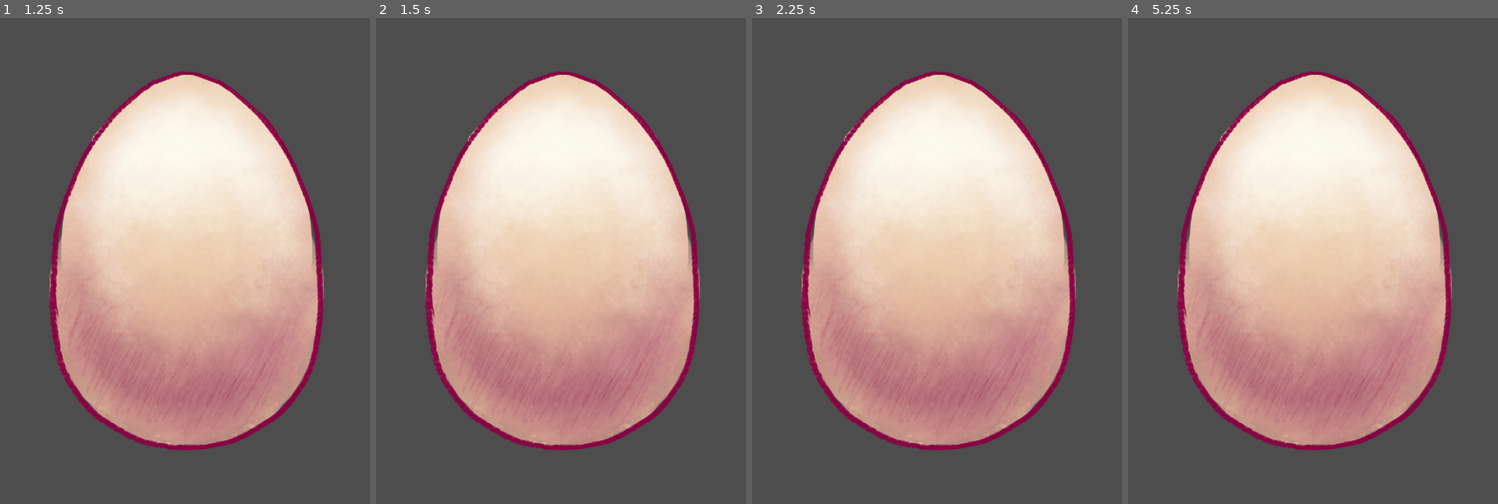
Above: before the commit, frames 1-4 (left to right).
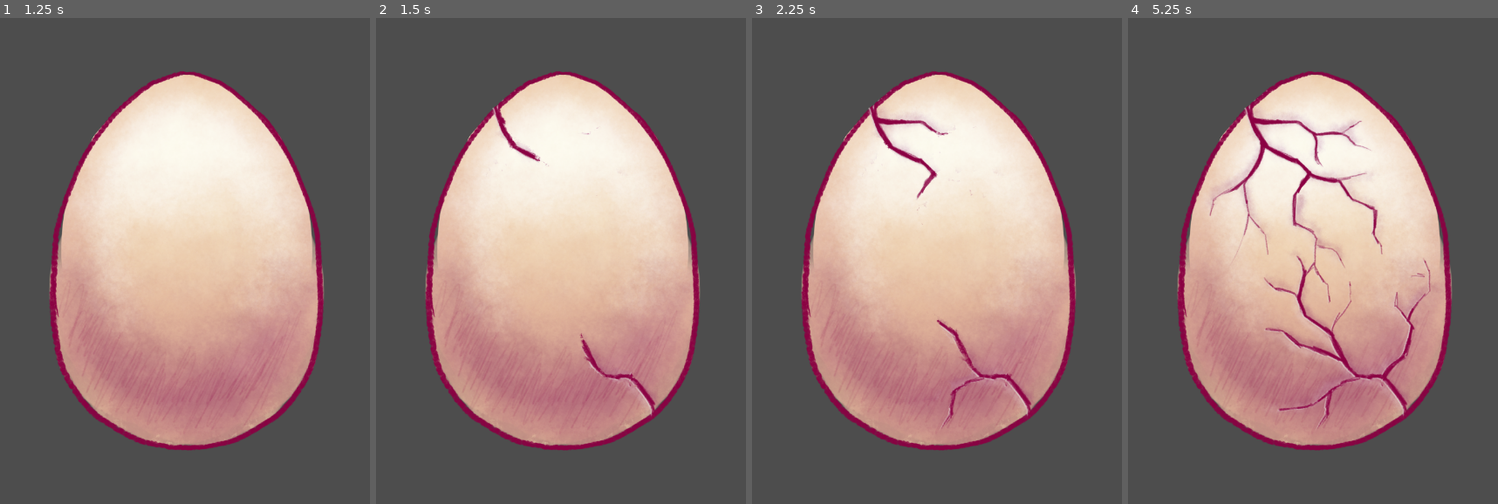
Above: after the commit, the same moments.

Repository: lawrenceyim/20-second-game-jam-2025
Game: Godot game, scene res://Scenes/MainLevel.tscn
Two runs of this game, one before a commit and one after it. Both use one fixed random seed, a clock stepped at 60 frames per second and the inputs below. The project has no main scene, so this scene is started directly.
Inputs (mouse positions are in pixels of both pictures, inside the frame that each line leads up to):
- Up to frame 1 (1.25 s): tap Enter at 0.5 s; click (185, 256) at 0.67 s
- Up to frame 2 (1.5 s): tap Space at 1.25 s; move the mouse to (483, 290) at 1.27 s; click (483, 290) at 1.42 s
- Up to frame 3 (2.25 s): tap Enter at 2 s; move the mouse to (977, 100) at 2.02 s; click (977, 100) at 2.17 s
- Up to frame 4 (5.25 s): tap Space at 2.75, 4.25 s; move the mouse to (1294, 397) at 2.77 s; click (1294, 397) at 2.92 s; tap Enter at 3.5 s; move the mouse to (1431, 363) at 3.52 s; click (1431, 363) at 3.67 s; move the mouse to (1198, 149) at 4.27 s; click (1198, 149) at 4.42 s; move the mouse to (1335, 256) at 5.02 s; click (1335, 256) at 5.17 s

Frame 1 is identical in both runs. In frame 2, 0.7% of the frame differs, in the area x 31-76%, y 14-82%; in frame 3, 1.3%; in frame 4, 4.0%, in the area x 21-82%, y 14-85%.

Commit message:
Hooked up interaction and texture repository.

Diff:
--- a/Scenes/MainLevel.tscn
+++ b/Scenes/MainLevel.tscn
@@ -1,12 +1,14 @@
-[gd_scene load_steps=3 format=3 uid="uid://jxdg58q64wmw"]
+[gd_scene load_steps=4 format=3 uid="uid://jxdg58q64wmw"]
 
 [ext_resource type="Script" uid="uid://dyrifqxrqmh2m" path="res://Scripts/MainLevel.gd" id="1_8vsrk"]
 [ext_resource type="Texture2D" uid="uid://bs1s024acasa5" path="res://Assets/Sprites/Plain Egg/PlainEgg_Crack_00.png" id="1_r7jfx"]
+[ext_resource type="PackedScene" uid="uid://cq4iyo8hhye60" path="res://Scenes/TextureRepository.tscn" id="3_c77c4"]
 
-[node name="Node2D" type="Node2D" node_paths=PackedStringArray("_eggArea", "_eggSprite")]
+[node name="Node2D" type="Node2D" node_paths=PackedStringArray("_eggArea", "_eggSprite", "_textureRepository")]
 script = ExtResource("1_8vsrk")
 _eggArea = NodePath("Area2D Egg Hitbox")
 _eggSprite = NodePath("Sprite2D")
+_textureRepository = NodePath("TextureRepository")
 
 [node name="Camera2D" type="Camera2D" parent="."]
 
@@ -18,3 +20,5 @@
 [node name="CollisionPolygon2D" type="CollisionPolygon2D" parent="Area2D Egg Hitbox"]
 position = Vector2(0, -339)
 polygon = PackedVector2Array(0, -1, 80, 30, 166, 116, 235, 249, 255, 393, 216, 597, 65, 694, -86, 685, -224, 584, -253, 411, -229, 239, -161, 103, -72, 21)
+
+[node name="TextureRepository" parent="." instance=ExtResource("3_c77c4")]
--- a/Scripts/MainLevel.gd
+++ b/Scripts/MainLevel.gd
@@ -74,5 +74,5 @@
 
 		if not _eggHovered:
 			return
-
+		_HandleClick()
 		print("Egg clicked")
